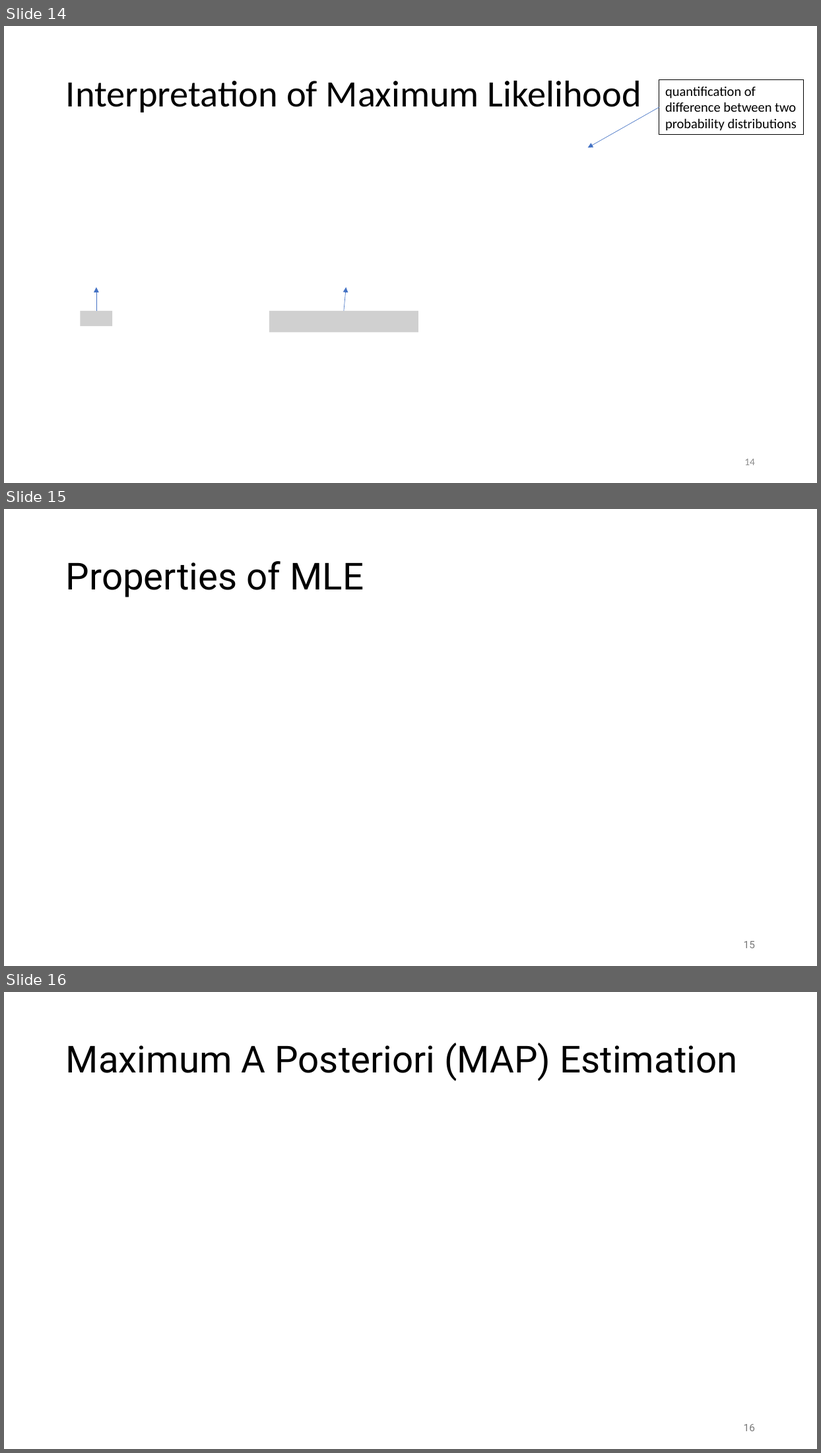
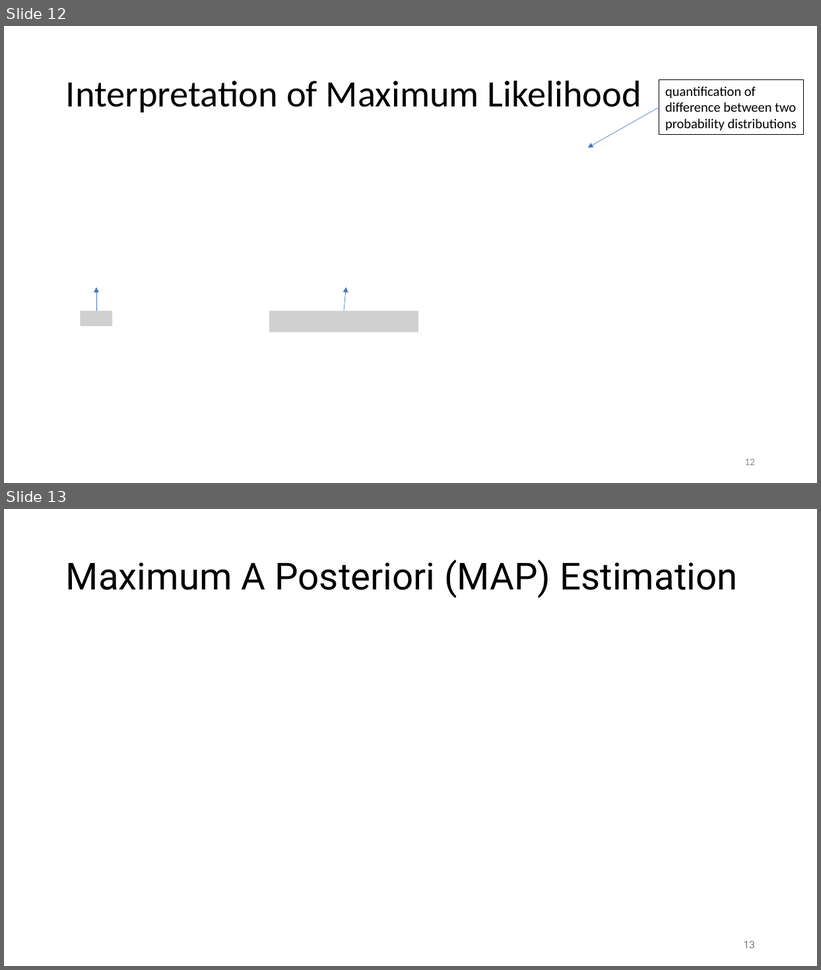
Before and after one commit to FelixWick/data_science, a slide deck: slides/4_statistical_inference.pptx. Shown one above the other, each under a label of ours: slides 14, 15 and 16 before the commit, slides 12 and 13 after it. The pictures are 821x1453 and 821x970 pixels, drawn with LibreOffice and Linux fonts; fonts in the diff are those of the drawing; grey boxes stand for pictures. Boxes give left, top, right and bottom in pixels: in the first picture for what was removed or moved away, otherwise in the second. Text is boxed around its words. In the diff, an @@ line names an element or a change of style, - is before the commit and + after.

```diff
--- a/slides/4_statistical_inference.pptx
+++ b/slides/4_statistical_inference.pptx
@@ slide 15 removed at (x1=4, y1=509, x2=817, y2=966), background #FFFFFF @@
@@ title removed at (x1=66, y1=561, x2=364, y2=597) @@
-Properties of MLE
@@ page number removed at (x1=744, y1=941, x2=755, y2=949) @@
-15
@@ what was slide 14 is now slide 12 @@
@@ page number at (x1=745, y1=459, x2=755, y2=466): text changed @@
-14
+12
@@ what was slide 16 is now slide 13 @@
@@ page number at (x1=744, y1=941, x2=755, y2=949): text changed @@
-16
+13
```
Also in this commit, not shown: 3 slides added, 7 other slides removed, 6 other files.
